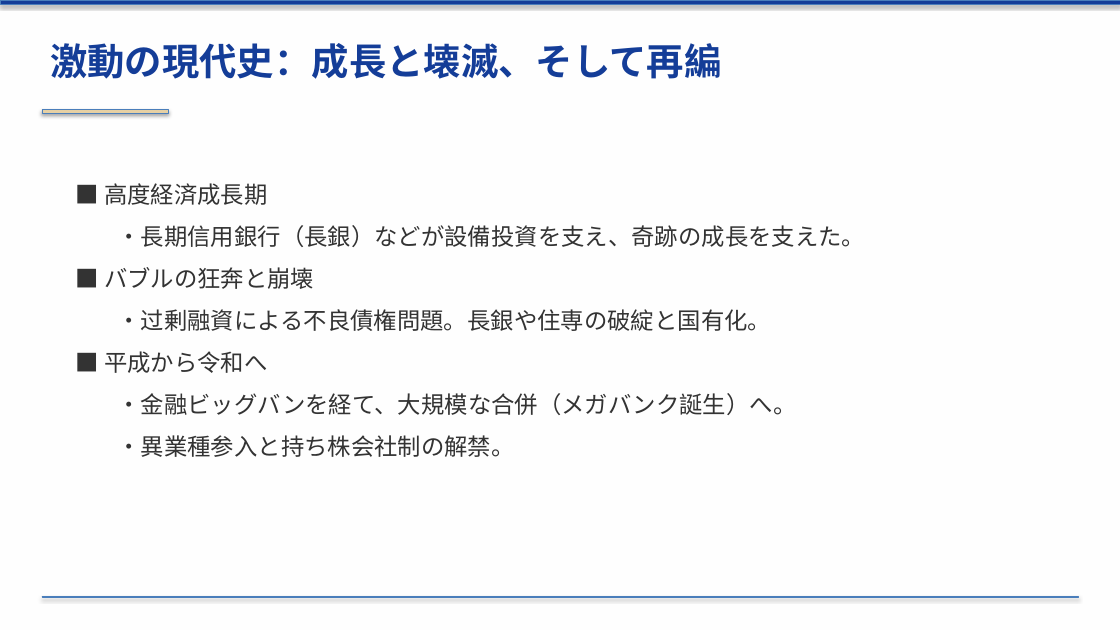
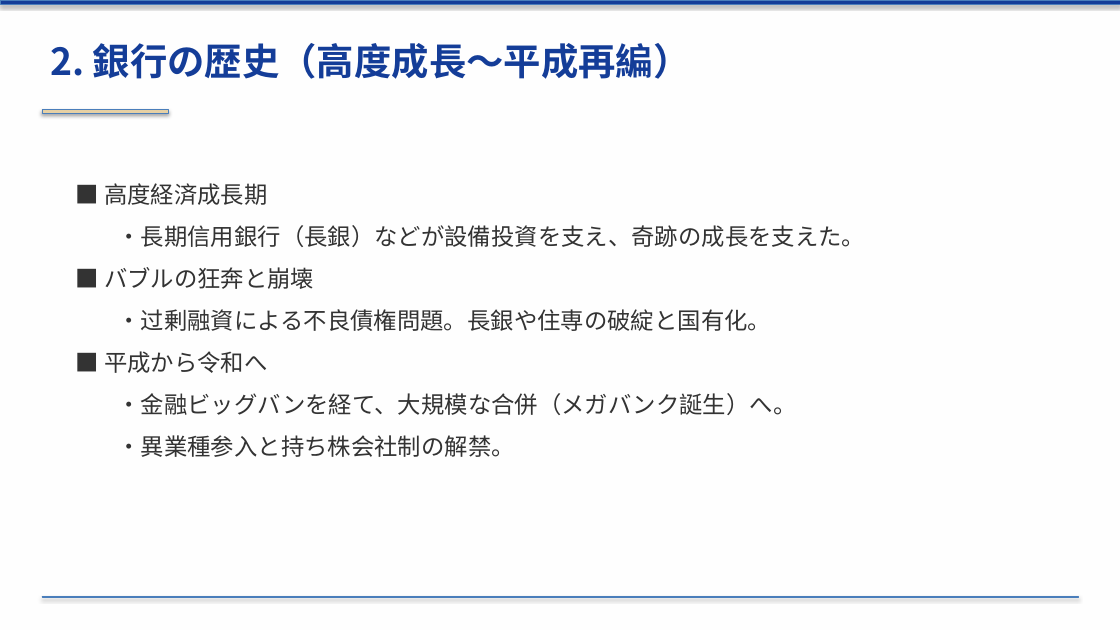
Before and after one commit to xilicrysta/bank-pptx, a slide deck: slide 6 of bank_industry_presentation.pptx. Drawn at 1120x630 pixels with LibreOffice and Linux fonts; fonts in the diff are those of the drawing. Boxes give left, top, right and bottom in pixels: in the first picture for what was removed or moved away, otherwise in the second. Text is boxed around its words. In the diff, an @@ line names an element or a change of style, - is before the commit and + after.

```diff
--- a/bank_industry_presentation.pptx
+++ b/bank_industry_presentation.pptx
@@ text at (50,43,691,79): text changed @@
-激動の現代史：成長と壊滅、そして再編
+2. 銀行の歴史（高度成長〜平成再編）
```
Also in this commit, not shown: 11 other slides changed, 1 other file.
